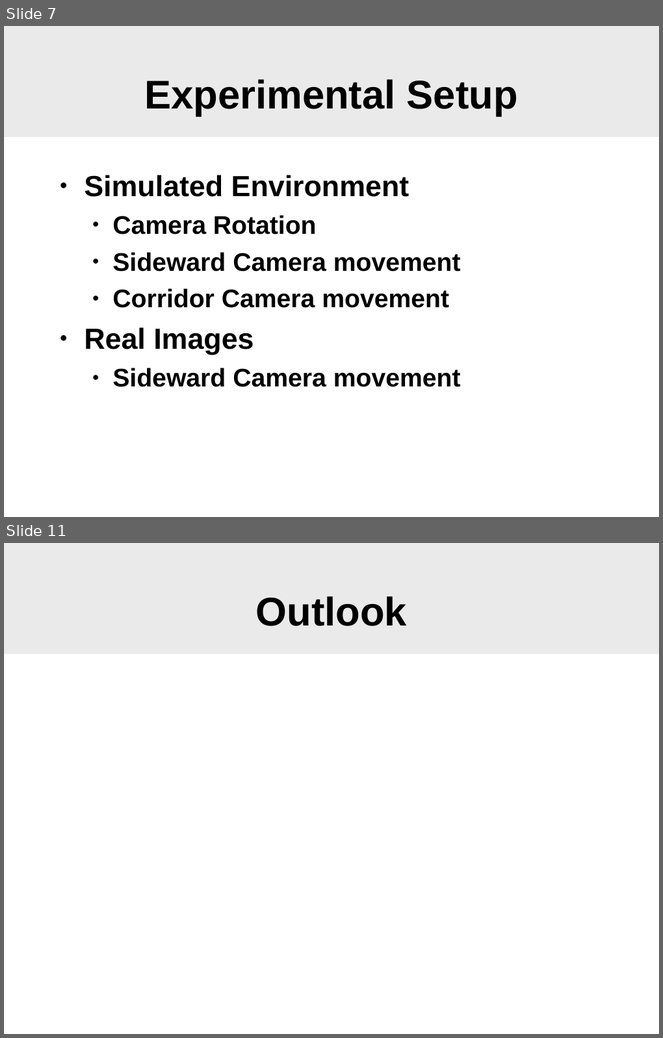
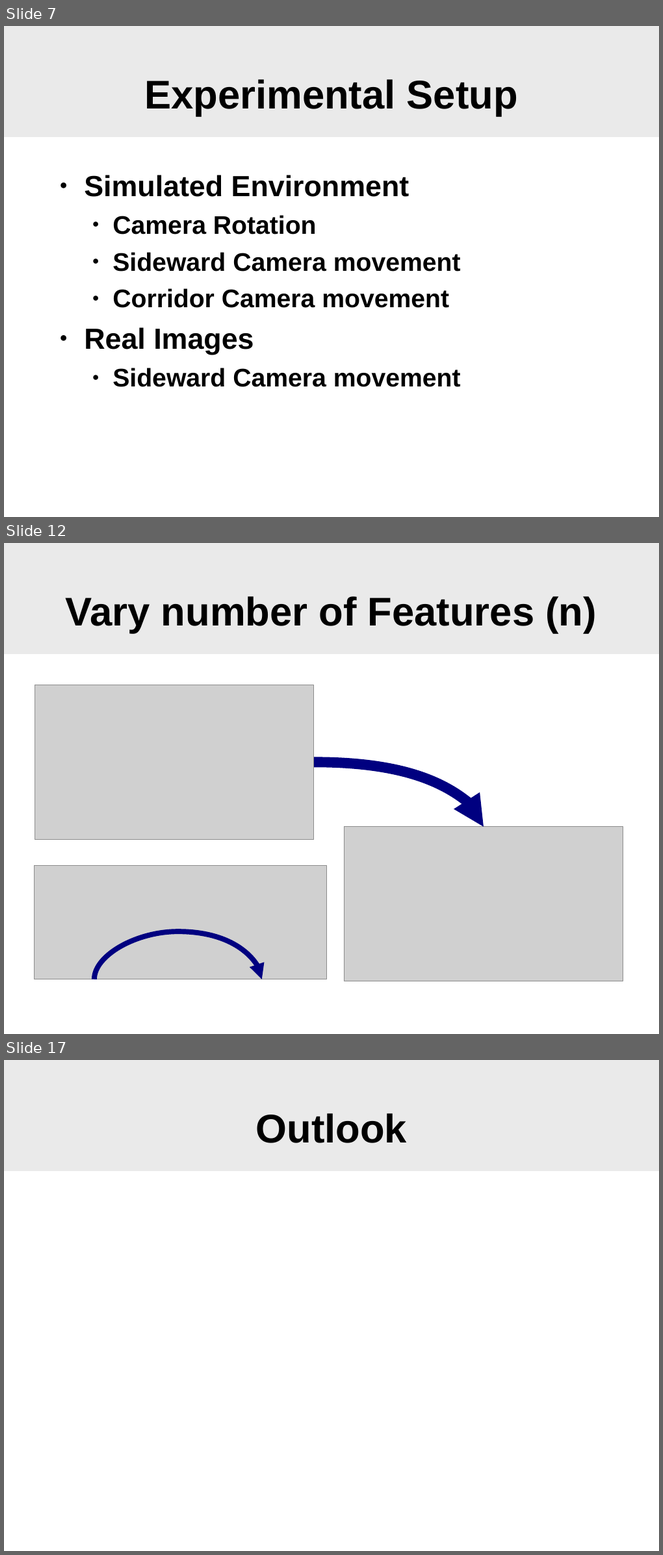
Before and after one commit to SgtPepper123/ICP_3dPhoto, a slide deck: slam/WhyFilter.odp. Shown one above the other, each under a label of ours: slides 7 and 11 before the commit, slides 7, 12 and 17 after it; the slides between them are not shown. The pictures are 663x1038 and 663x1555 pixels, drawn with LibreOffice and Linux fonts; fonts in the diff are those of the drawing; grey boxes stand for pictures; background and template pictures are left out. Boxes give left, top, right and bottom in pixels: in the first picture for what was removed or moved away, otherwise in the second. Text is boxed around its words. In the diff, an @@ line names an element or a change of style, - is before the commit and + after.

```diff
--- a/slam/WhyFilter.odp
+++ b/slam/WhyFilter.odp
@@ slide 12 added at (4, 543, 659, 1034), background #FFFFFF; not listed: 1 template element that a slide beside it also shows @@
@@ title added at (66, 596, 597, 633), 44 pt, text #000000, bold @@
+Vary number of Features (n)
@@ picture added at (35, 685, 314, 840) @@
@@ curved arrow added from (313, 763) to (484, 826), #000080 11.34 pt @@
@@ picture added at (344, 826, 623, 981) @@
@@ picture added at (34, 865, 326, 979) @@
@@ curved arrow added from (94, 979) to (262, 979), #000080 5.67 pt @@
@@ what was slide 11 is now slide 17 @@
```
Also in this commit, not shown: 1 slide changed, 7 other slides added, 2 slides removed.
